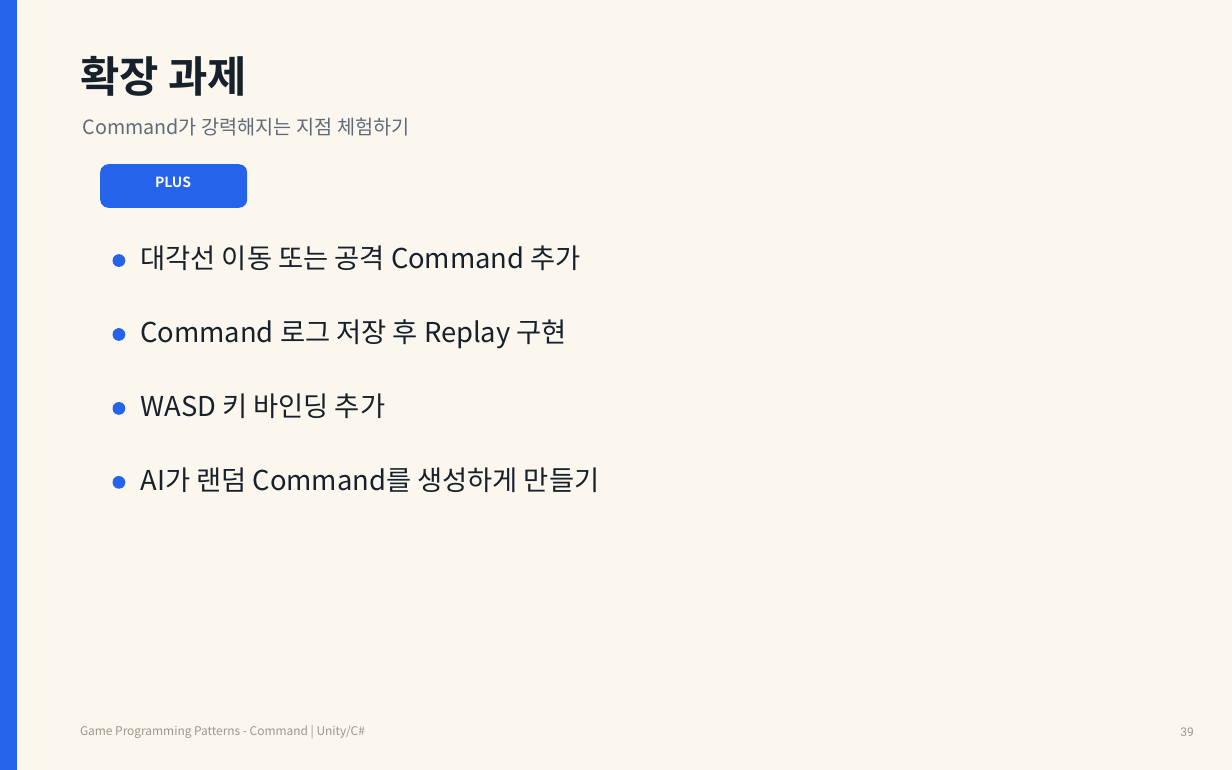
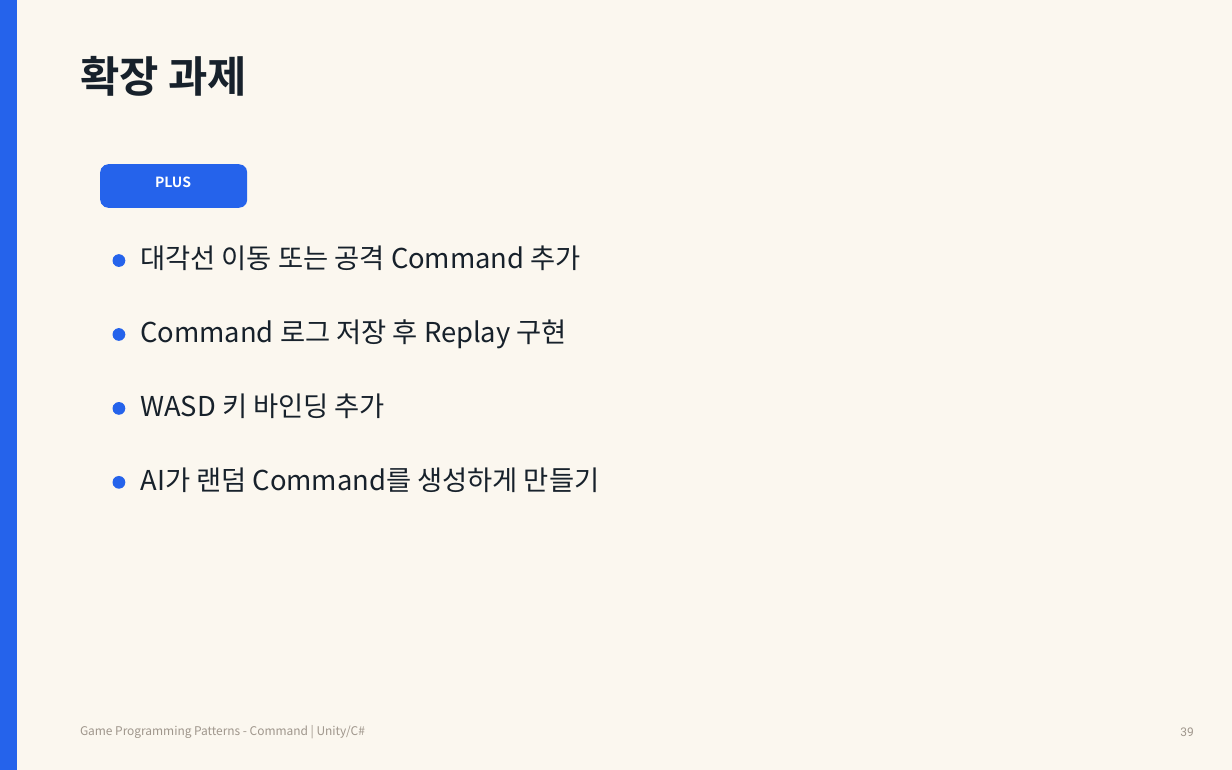
Before and after one commit to Meerkat-GMD/unity-programming-pattern, a slide deck: slide 39 of 강의자료/유니티 프로그래밍 패턴 2차시 - Command Pattern.pptx. Drawn at 1232x770 pixels with LibreOffice and Linux fonts; fonts in the diff are those of the drawing. Boxes give left, top, right and bottom in pixels: in the first picture for what was removed or moved away, otherwise in the second. Text is boxed around its words. In the diff, an @@ line names an element or a change of style, - is before the commit and + after.

```diff
--- a/강의자료/유니티 프로그래밍 패턴 2차시 - Command Pattern.pptx
+++ b/강의자료/유니티 프로그래밍 패턴 2차시 - Command Pattern.pptx
@@ text removed at (x1=83, y1=117, x2=409, y2=136) @@
-Command가 강력해지는 지점 체험하기
```
Also in this commit, not shown: 32 other slides changed.
